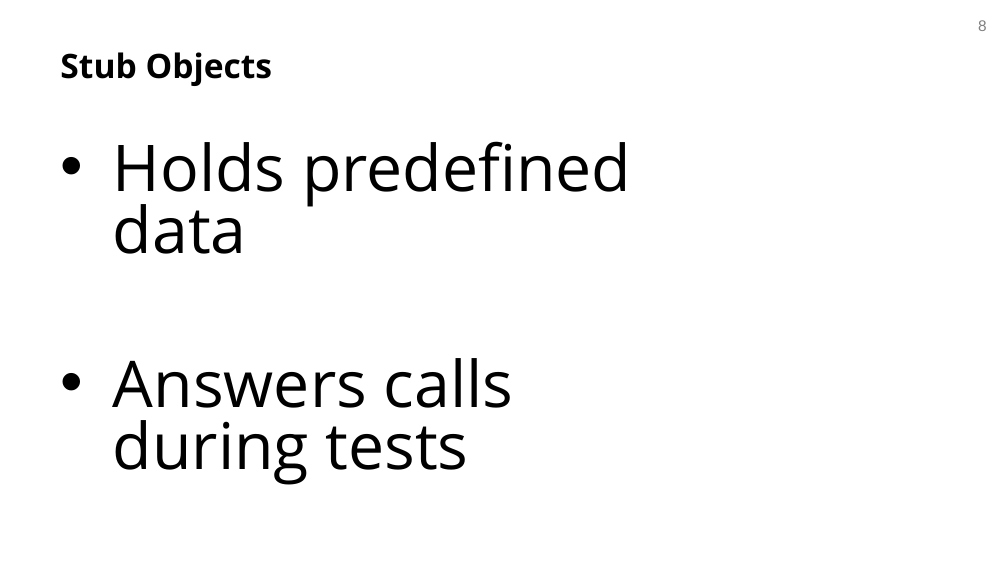
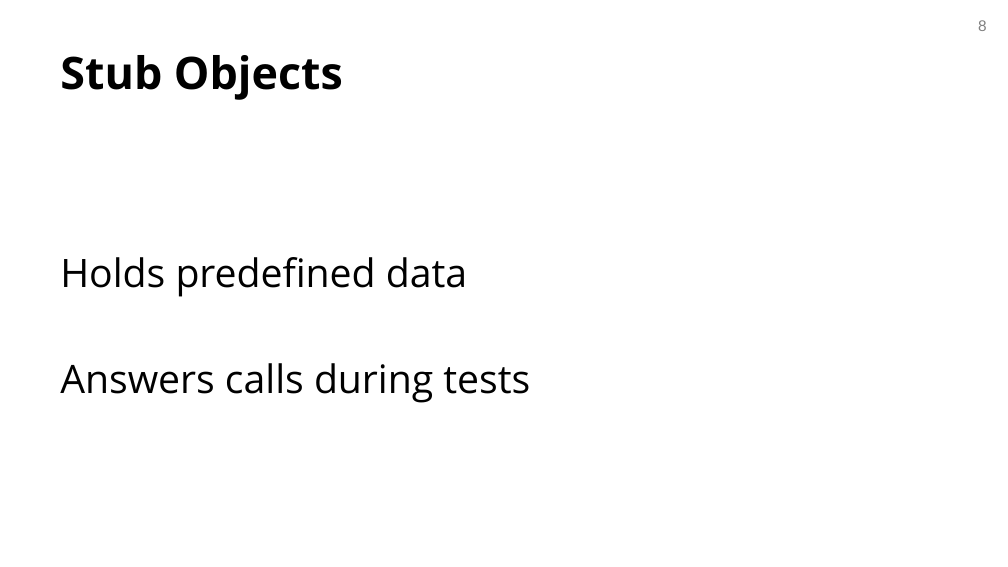
Before and after one commit to avishj/recitation-2-f24, a slide deck: slide 8 of resources/17623-recitation2.pptx. Drawn at 1008x567 pixels with LibreOffice and Linux fonts; fonts in the diff are those of the drawing; background and template pictures are left out. Boxes give left, top, right and bottom in pixels: in the first picture for what was removed or moved away, otherwise in the second. Text is boxed around its words. In the diff, an @@ line names an element or a change of style, - is before the commit and + after.

```diff
--- a/resources/17623-recitation2.pptx
+++ b/resources/17623-recitation2.pptx
@@ title "Stub Objects" at [60,55,343,100]: size 24 to 32 pt @@
@@ text "Holds predefined data" at [60,257,530,403]: size 46 to 28 pt; bullet • to none @@
```
Also in this commit, not shown: 14 other slides changed, 2 slides removed.
